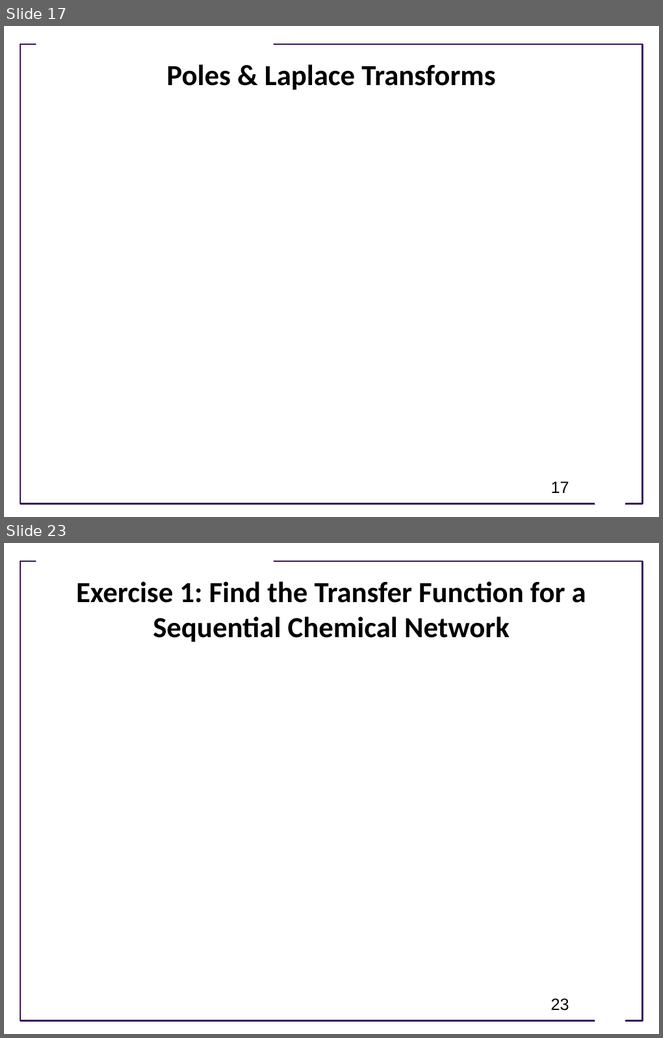
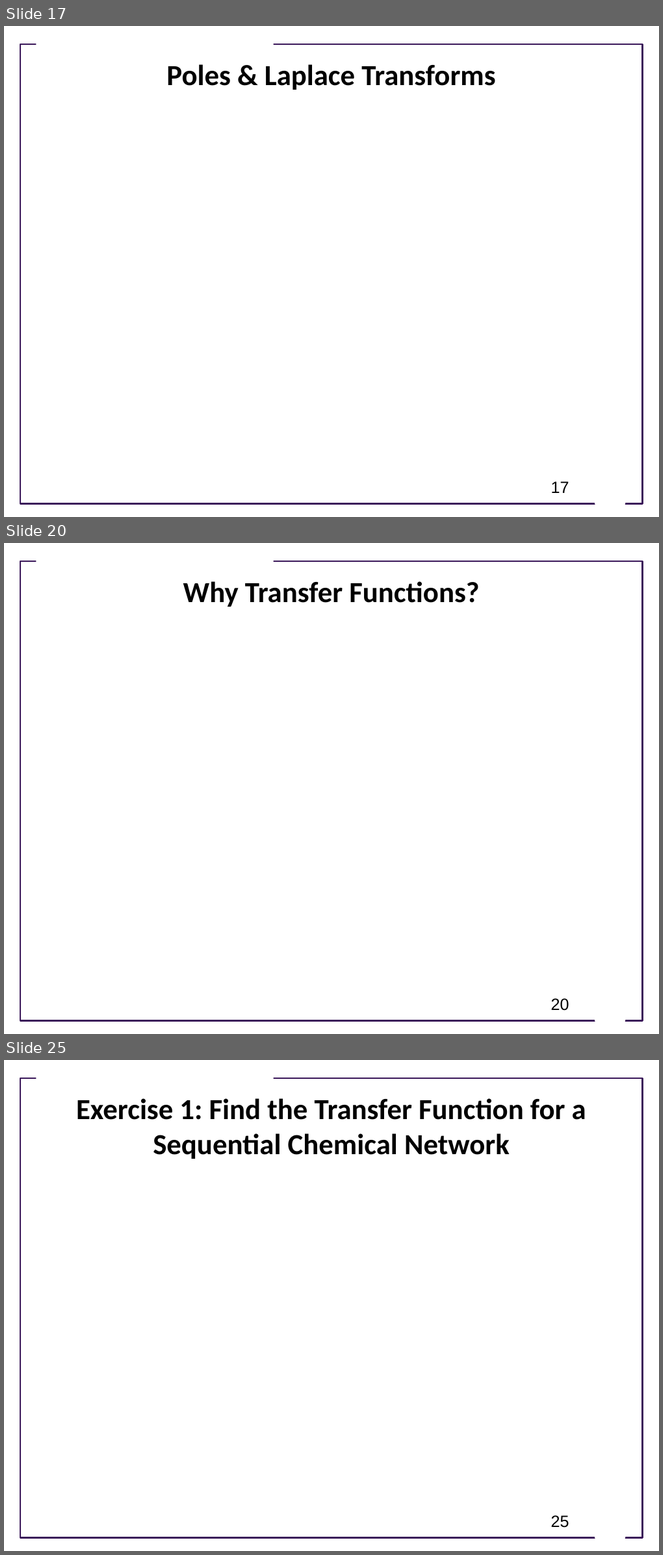
Before and after one commit to joseph-hellerstein/advanced-controls-lectures, a slide deck: lectures/lecture_09-linear_time_invariant_systems/linear_time_invariant_systems.pptx. Shown one above the other, each under a label of ours: slides 17 and 23 before the commit, slides 17, 20 and 25 after it; the slides between them are not shown. The pictures are 663x1038 and 663x1555 pixels, drawn with LibreOffice and Linux fonts; fonts in the diff are those of the drawing; grey boxes stand for pictures; background and template pictures are left out. Boxes give left, top, right and bottom in pixels: in the first picture for what was removed or moved away, otherwise in the second. Text is boxed around its words. In the diff, an @@ line names an element or a change of style, - is before the commit and + after.

```diff
--- a/lectures/lecture_09-linear_time_invariant_systems/linear_time_invariant_systems.pptx
+++ b/lectures/lecture_09-linear_time_invariant_systems/linear_time_invariant_systems.pptx
@@ slide 20 added at (4, 543, 659, 1034), background #FFFFFF; not listed: 3 template elements that a slide beside it also shows @@
@@ title added at (183, 581, 479, 607), 32 pt, text #000000, bold @@
+Why Transfer Functions?
@@ page number added at (551, 999, 570, 1011), 18 pt, text #000000 @@
+20
@@ what was slide 23 is now slide 25 @@
@@ page number at (551, 1516, 570, 1528): text changed @@
-23
+25
```
Also in this commit, not shown: 10 slides changed, 1 other slide added, 1 other file.
